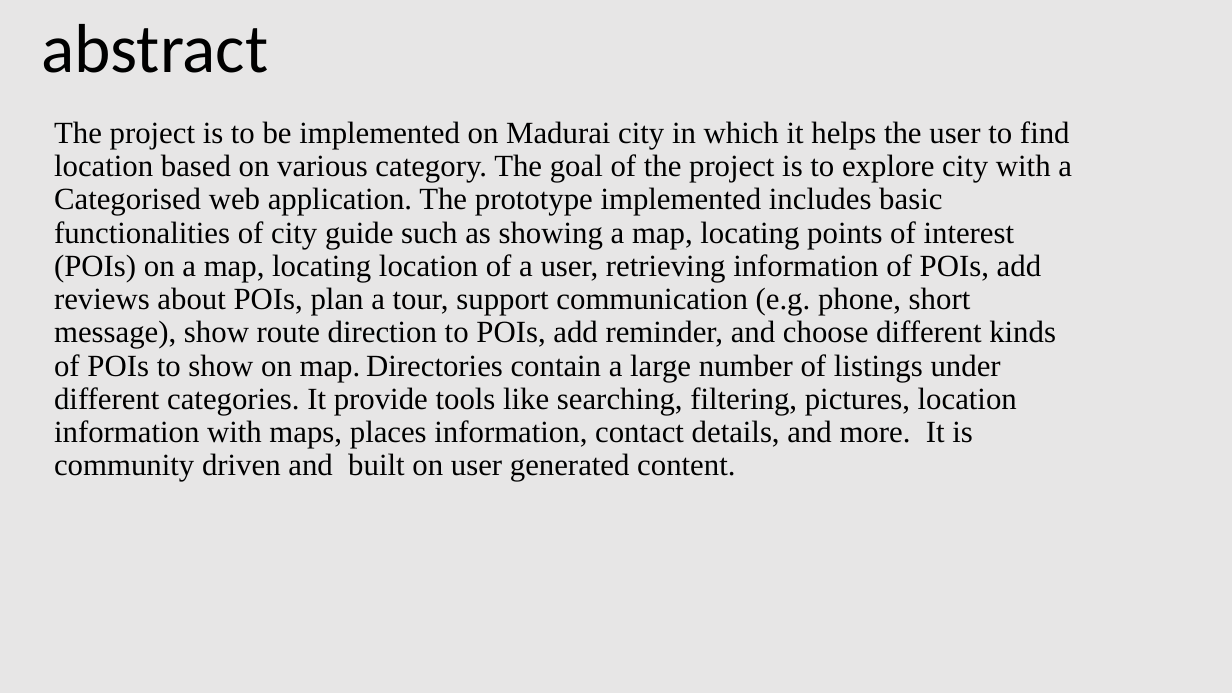
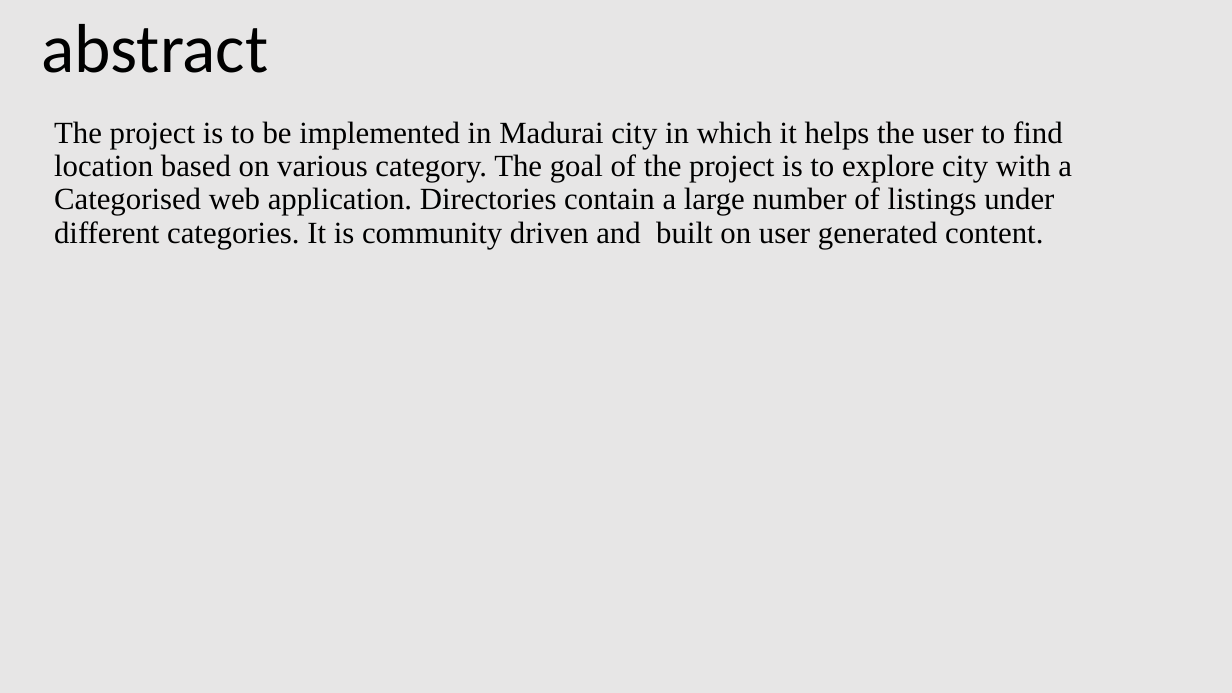
Before and after one commit to BALAJIJ-J/Review1-Documents, a slide deck: slide 4 of 20Y005-Review 1.pptx. Drawn at 1232x693 pixels with LibreOffice and Linux fonts; fonts in the diff are those of the drawing. Boxes give left, top, right and bottom in pixels: in the first picture for what was removed or moved away, otherwise in the second. Text is boxed around its words. In the diff, an @@ line names an element or a change of style, - is before the commit and + after.

```diff
--- a/20Y005-Review 1.pptx
+++ b/20Y005-Review 1.pptx
@@ subtitle at (54,121,1072,249): text changed @@
-The project is to be implemented on Madurai city in which it helps the user to find location based on various category. The goal of the project is to explore city with a Categorised web application. The prototype implemented includes basic functionalities of city guide such as showing a map, locating points of interest (POIs) on a map, locating location of a user, retrieving information of POIs, add reviews about POIs, plan a tour, support communication (e.g. phone, short message), show route direction to POIs, add reminder, and choose different kinds of POIs to show on map. Directories contain a large number of listings under different categories. It provide tools like searching, filtering, pictures, location information with maps, places information, contact details, and more. It is community driven and built on user generated content.
+The project is to be implemented in Madurai city in which it helps the user to find location based on various category. The goal of the project is to explore city with a Categorised web application. Directories contain a large number of listings under different categories. It is community driven and built on user generated content.
```
Also in this commit, not shown: 3 other slides changed.
